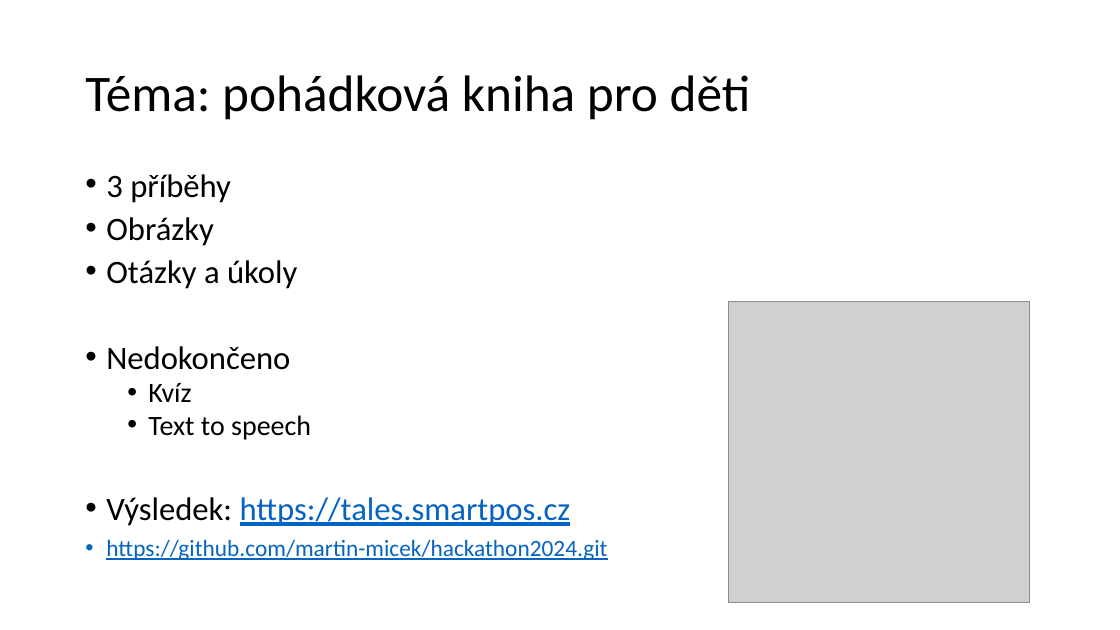
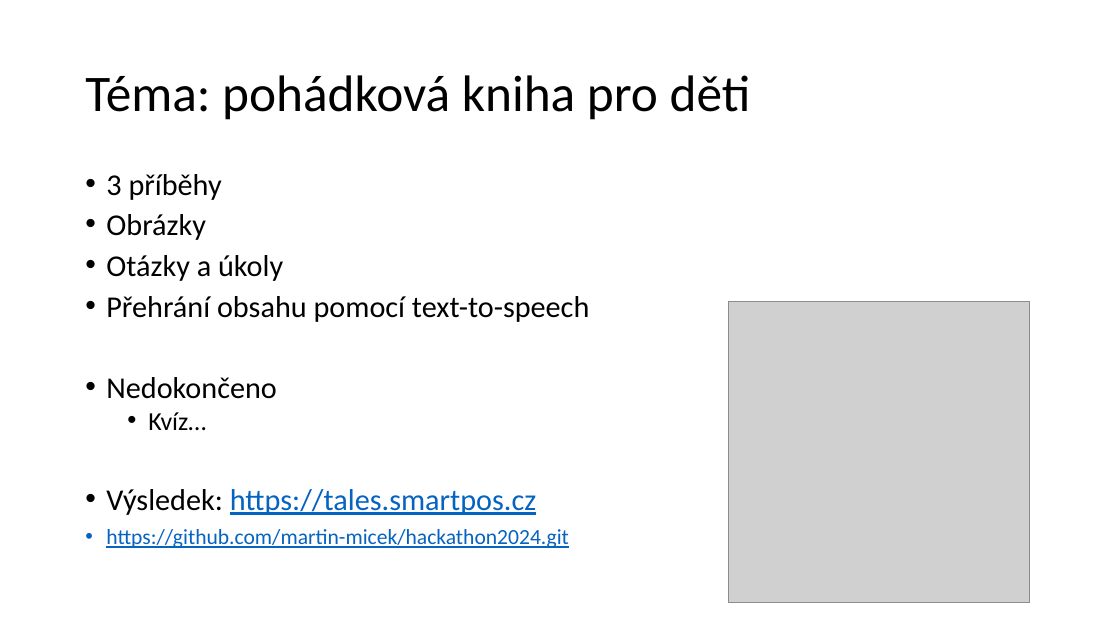
Before and after one commit to martin-micek/hackathon2024, a slide deck: slide 3 of Hackathon-2024.pptx. Drawn at 1120x630 pixels with LibreOffice and Linux fonts; fonts in the diff are those of the drawing; grey boxes stand for pictures. Boxes give left, top, right and bottom in pixels: in the first picture for what was removed or moved away, otherwise in the second. Text is boxed around its words. In the diff, an @@ line names an element or a change of style, - is before the commit and + after.

Commit message:
~ final tunning of responsive design and finalized presentation

```diff
--- a/Hackathon-2024.pptx
+++ b/Hackathon-2024.pptx
@@ text at (106,174,569,548): size 28 to 25.9 pt in "3 příběhy", "Obrázky", "Otázky a úkoly", "Nedokončeno" and 1 more places; size 20 to 18.5 pt in "https://github.com/martin-micek/hackathon2024.git" @@
@@ text at (106,296,589,322): paragraph added @@
+• Přehrání obsahu pomocí text-to-speech
@@ text at (148,412,206,430): text changed; size 24 to 22.2 pt @@
-  • Kvíz
-  • Text to speech
+  • Kvíz…
```
Also in this commit, not shown: 1 other slide changed, 4 other files.
